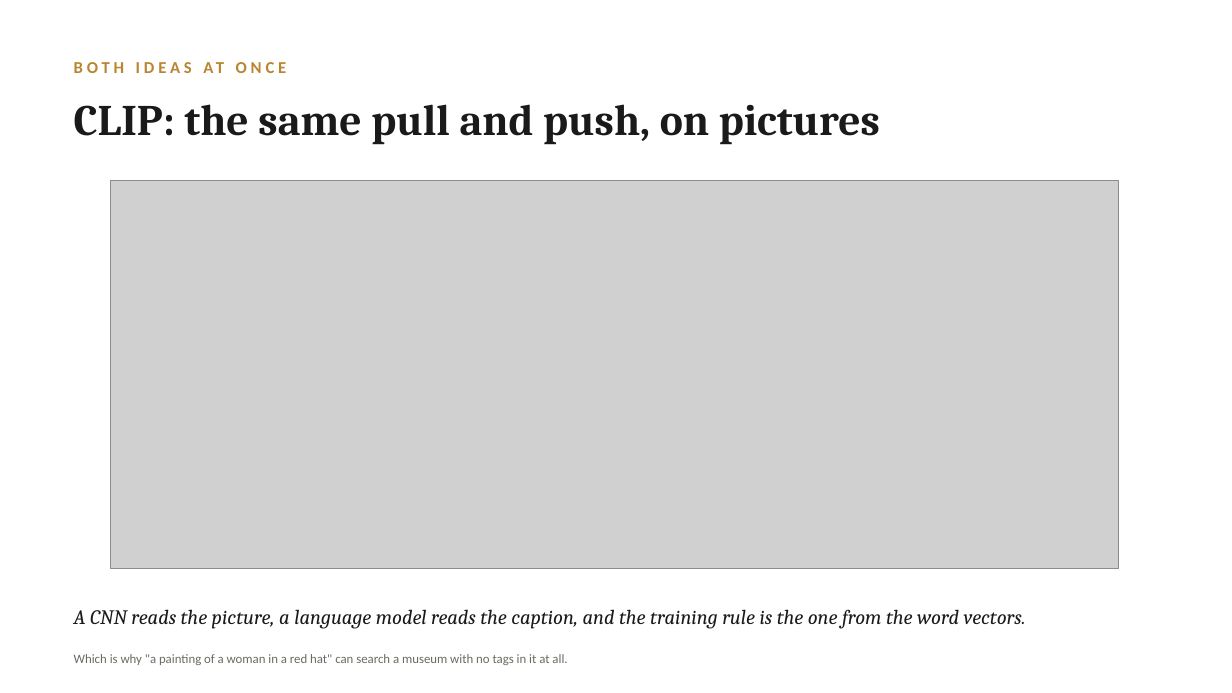
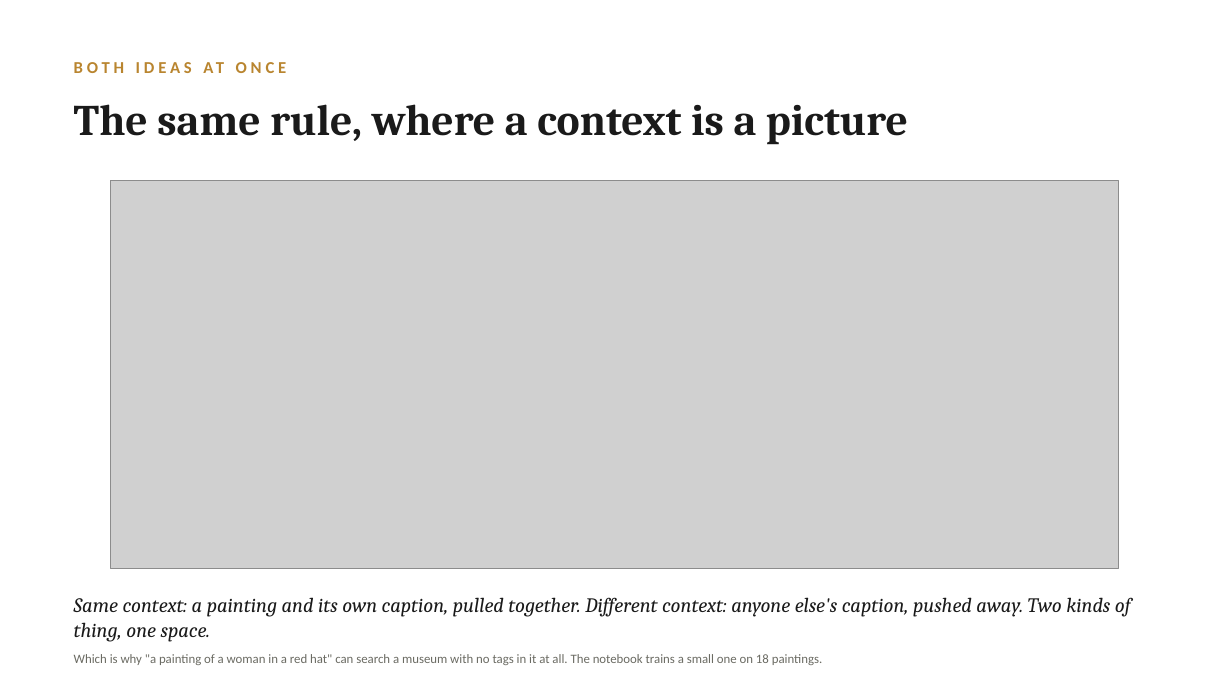
Before and after one commit to lucianli123/culture-as-data-2026, a slide deck: slide 22 of slides/week-04-lecture-draft.pptx. Drawn at 1232x693 pixels with LibreOffice and Linux fonts; fonts in the diff are those of the drawing; grey boxes stand for pictures. Boxes give left, top, right and bottom in pixels: in the first picture for what was removed or moved away, otherwise in the second. Text is boxed around its words. In the diff, an @@ line names an element or a change of style, - is before the commit and + after.

```diff
--- a/slides/week-04-lecture-draft.pptx
+++ b/slides/week-04-lecture-draft.pptx
@@ text at bbox=[74, 104, 908, 145]: text changed @@
-CLIP: the same pull and push, on pictures
+The same rule, where a context is a picture
@@ text at bbox=[74, 597, 1131, 642]: text changed @@
-A CNN reads the picture, a language model reads the caption, and the training rule is the one from the word vectors.
+Same context: a painting and its own caption, pulled together. Different context: anyone else's caption, pushed away. Two kinds of thing, one space.
@@ text at bbox=[74, 654, 822, 665]: text changed @@
-Which is why "a painting of a woman in a red hat" can search a museum with no tags in it at all.
+Which is why "a painting of a woman in a red hat" can search a museum with no tags in it at all. The notebook trains a small one on 18 paintings.
```
Also in this commit, not shown: 1 other slide changed, 8 other files.
